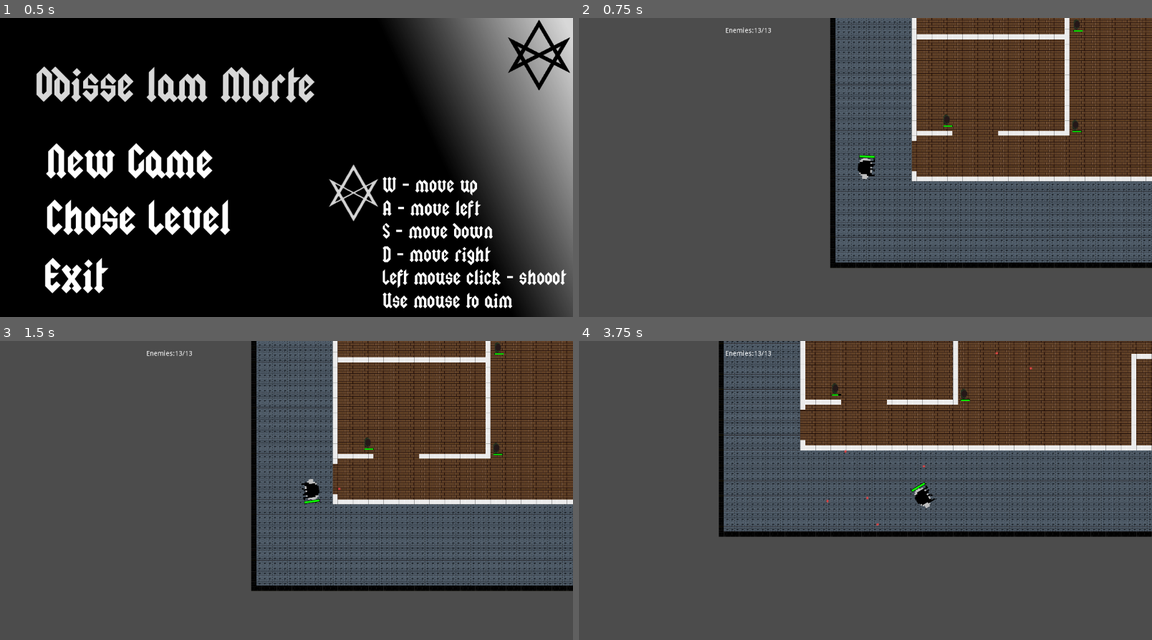
Above: before the commit, frames 1-4 (two rows, left to right).
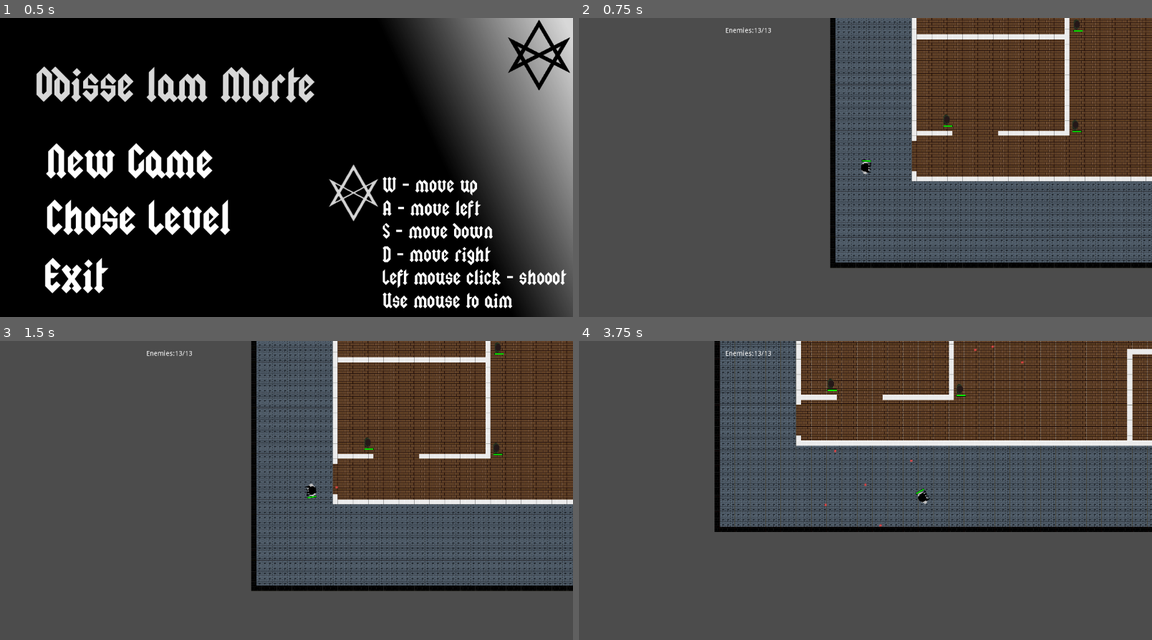
Above: after the commit, the same moments.

Repository: JamesTiberiusKirk/GameDev
Game: Godot game, scene res://scenes/screens/MainMenu/MainMenu.tscn
Two runs of this game, one before a commit and one after it. Both use one fixed random seed, a clock stepped at 60 frames per second and the inputs below.
Inputs (mouse positions are in pixels of both pictures, inside the frame that each line leads up to):
- Up to frame 1 (0.5 s): no input
- Up to frame 2 (0.75 s): click (716, 161) at 0.5 s
- Up to frame 3 (1.5 s): tap Enter at 1.25 s; move the mouse to (412, 475) at 1.27 s; press the mouse at (412, 475) at 1.28 s; hold D (right) from 1.28 s (still down)
- Up to frame 4 (3.75 s): tap Space at 2 s; move the mouse to (750, 505) at 2.02 s; release D (right) at 2.03 s; release the mouse at (750, 505) at 2.03 s; hold S (down) 2.03-2.78 s; click (750, 505) at 2.1 s; move the mouse to (922, 424) at 2.77 s; press the mouse at (922, 424) at 2.78 s; hold D (right) 2.78-3.53 s; move the mouse to (836, 550) at 3.52 s; release the mouse at (836, 550) at 3.53 s; hold W (up) from 3.53 s (still down); click (836, 550) at 3.6 s

Frame 1 is identical in both runs. In frame 2, 0.2% of the frame differs, in the area x 48-52%, y 45-54%; in frame 3, 0.2%; in frame 4, 25%, in the area x 23-100%, y 0-66%.

Commit message:
Misc changed

Diff:
--- a/scenes/actors/AI_melee/AI_melee.tscn
+++ b/scenes/actors/AI_melee/AI_melee.tscn
@@ -45,7 +45,6 @@
 
 [node name="SlashSound" type="AudioStreamPlayer2D" parent="."]
 stream = ExtResource( 4 )
-[connection signal="actor_killed" from="." to="." method="_on_AI_melee_actor_killed"]
 [connection signal="body_entered" from="Visibility" to="." method="_on_Visibility_body_entered"]
 [connection signal="body_exited" from="Visibility" to="." method="_on_Visibility_body_exited"]
 [connection signal="timeout" from="PatrolTimer" to="." method="_on_PatrolTimer_timeout"]
--- a/scenes/actors/Player/Player.gd
+++ b/scenes/actors/Player/Player.gd
@@ -3,6 +3,7 @@
 onready var ShootTimer = $ShootTimer
 onready var health_bar = $HealthBar
 onready var shooting_sound = $ShootingSound
+onready var muzzle = $Gun
 onready var bullet = preload("res://scenes/objects/Bullet/Bullet.tscn")
 var can_shoot = true
 
@@ -23,7 +24,7 @@
 	shooting_sound.play()
 	var b = bullet.instance()
 	get_parent().add_child(b)
-	b.fire($Gun.global_position, dir.angle())
+	b.fire(muzzle.global_position, dir.angle())
 
 func handle_shooting():
 	if Input.is_action_pressed("shoot"):
--- a/scenes/actors/Player/Player.tscn
+++ b/scenes/actors/Player/Player.tscn
@@ -23,9 +23,13 @@
 [sub_resource type="Animation" id=3]
 
 [node name="Player" type="KinematicBody2D"]
+scale = Vector2( 0.6, 0.6 )
 collision_layer = 2
 script = ExtResource( 1 )
 fire_rate = 0.246
+
+[node name="Gun" type="Position2D" parent="."]
+position = Vector2( 19.0998, 14.4758 )
 
 [node name="CollisionShape2D" type="CollisionShape2D" parent="."]
 position = Vector2( -4, -2 )
@@ -41,9 +45,6 @@
 
 [node name="AnimationPlayer" type="AnimationPlayer" parent="."]
 anims/run = SubResource( 3 )
-
-[node name="Gun" type="Position2D" parent="."]
-position = Vector2( 19.0998, 14.4758 )
 
 [node name="ShootTimer" type="Timer" parent="."]
 
